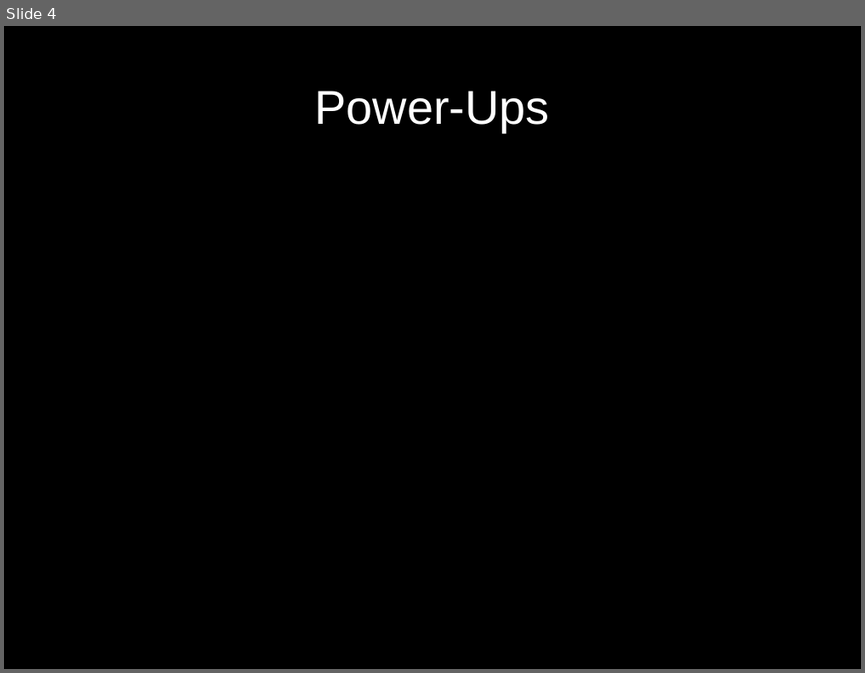
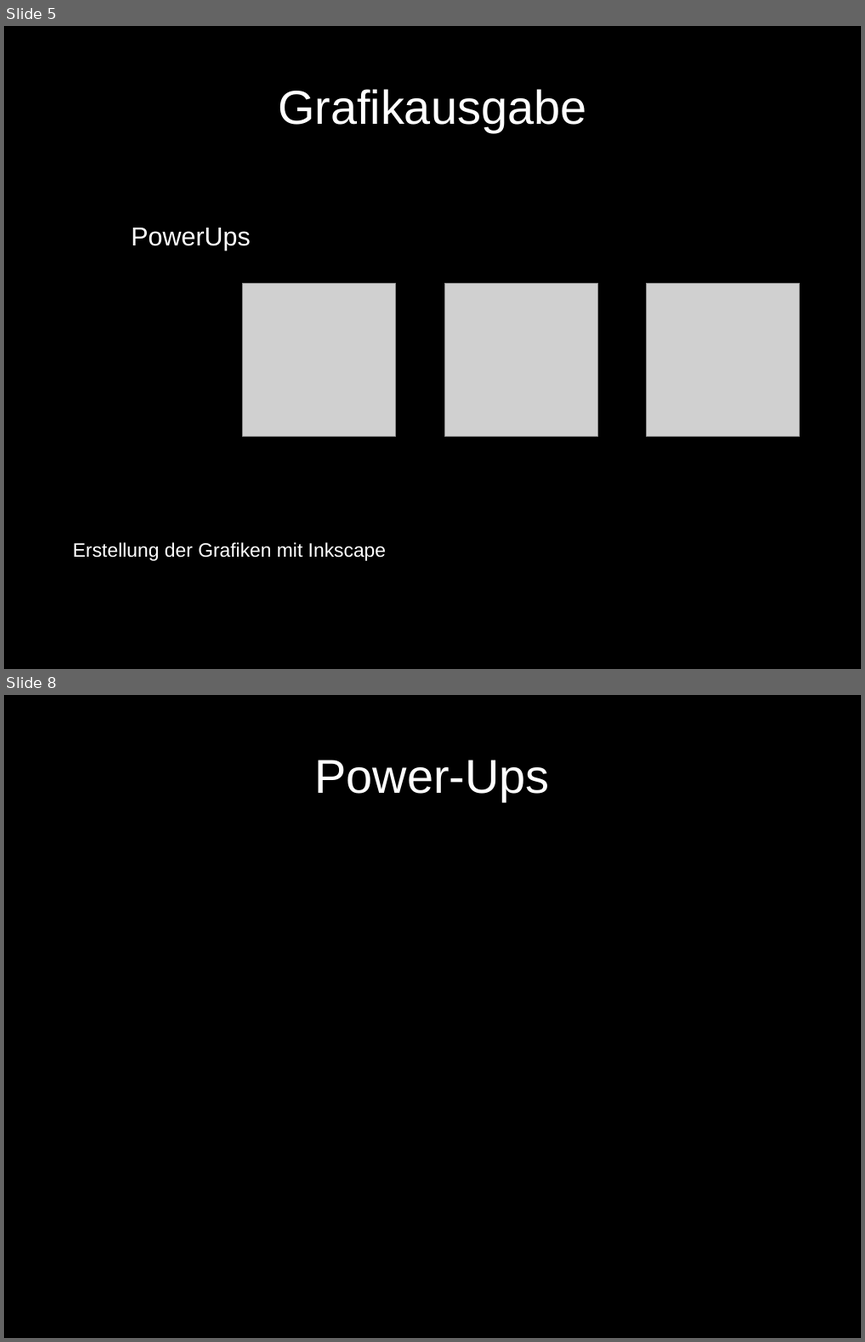
Before and after one commit to benediktibk/bomberman, a slide deck: documents/presentation/presentation.odp. Shown one above the other, each under a label of ours: slide 4 before the commit, slides 5 and 8 after it; the slides between them are not shown. The pictures are 865x673 and 865x1342 pixels, drawn with LibreOffice and Linux fonts; fonts in the diff are those of the drawing; grey boxes stand for pictures. Boxes give left, top, right and bottom in pixels: in the first picture for what was removed or moved away, otherwise in the second. Text is boxed around its words. In the diff, an @@ line names an element or a change of style, - is before the commit and + after.

```diff
--- a/documents/presentation/presentation.odp
+++ b/documents/presentation/presentation.odp
@@ slide 5 added at (4,26,861,669), background #000000 @@
@@ title added at (278,89,586,132), 44 pt, text #FFFFFF @@
+Grafikausgabe
@@ text added at (131,227,250,250), 24 pt, text #FFFFFF @@
+PowerUps
@@ picture added at (243,284,396,437) @@
@@ picture added at (445,284,598,437) @@
@@ picture added at (647,284,800,437) @@
@@ text added at (73,542,386,561), 18 pt, text #FFFFFF @@
+Erstellung der Grafiken mit Inkscape
@@ what was slide 4 is now slide 8 @@
```
Also in this commit, not shown: 1 slide changed, 7 other slides added, 2 slides removed.
